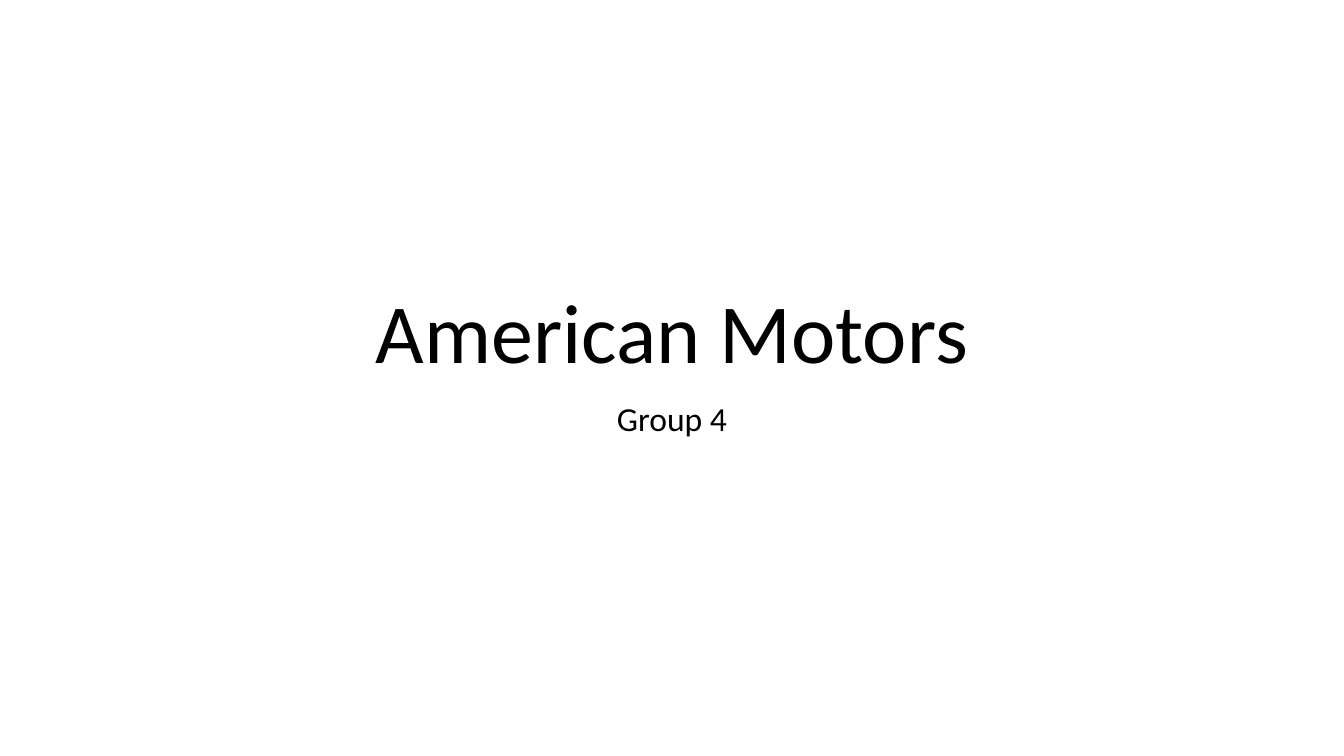
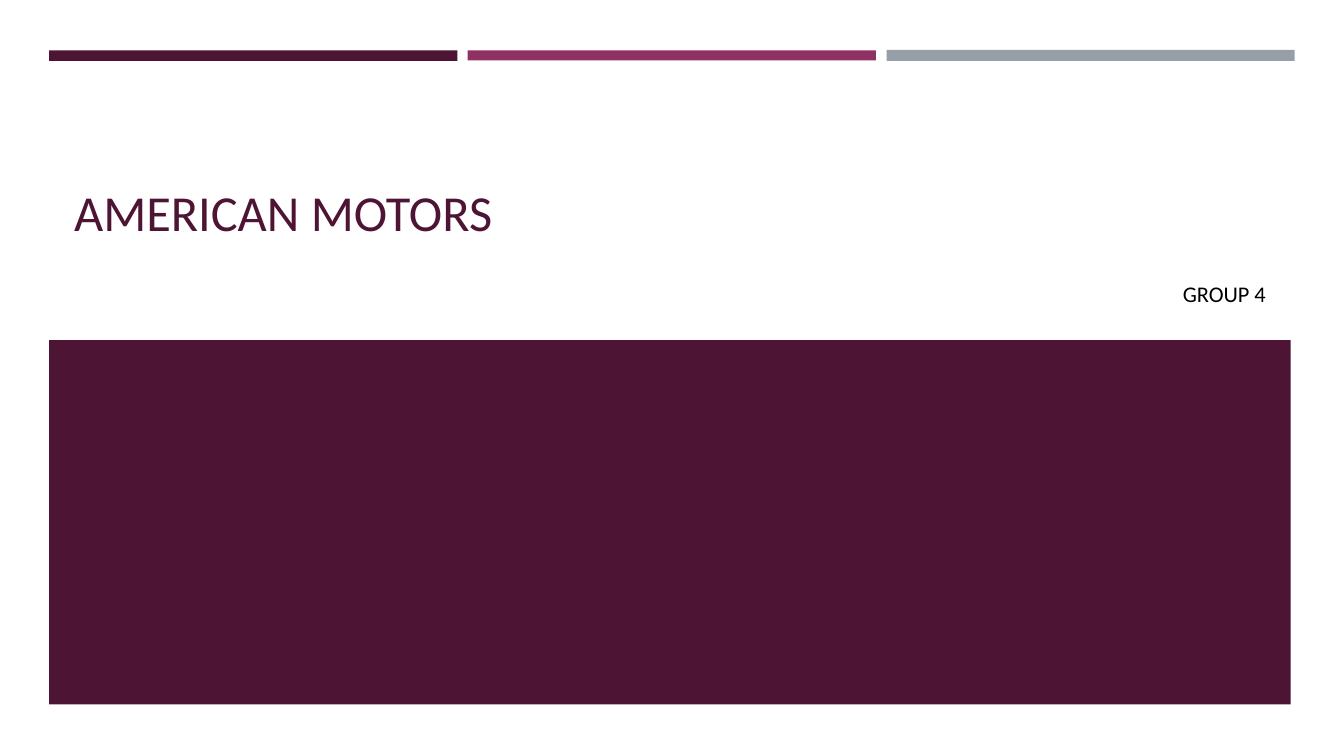
Before and after one commit to TheKarthikeyan/AMDA, a slide deck: slide 1 of cases/americanmotors/americanmotors.pptx. Drawn at 1344x756 pixels with LibreOffice and Linux fonts; fonts in the diff are those of the drawing. Boxes give left, top, right and bottom in pixels: in the first picture for what was removed or moved away, otherwise in the second. Text is boxed around its words. In the diff, an @@ line names an element or a change of style, - is before the commit and + after.

Commit message:
"Done with American Motors"

```diff
--- a/cases/americanmotors/americanmotors.pptx
+++ b/cases/americanmotors/americanmotors.pptx
@@ rectangle added at bbox=[49, 50, 458, 60], fill #4D1434 @@
@@ rectangle added at bbox=[468, 50, 876, 60], fill #903163 @@
@@ rectangle added at bbox=[886, 50, 1295, 62], fill #969FA7 @@
@@ title at bbox=[74, 198, 492, 232]: text changed; size 60 to 36 pt; text colour #000000 to #4D1434 @@
-American Motors
+AMERICAN MOTORS
@@ subtitle at bbox=[1183, 287, 1265, 302]: text changed; size 24 to 16 pt @@
-Group 4
+GROUP 4
@@ rectangle added at bbox=[49, 340, 1292, 704], fill #4D1434 @@
```
Also in this commit, not shown: 12 other slides changed, 13 slides added, 3 other files.
